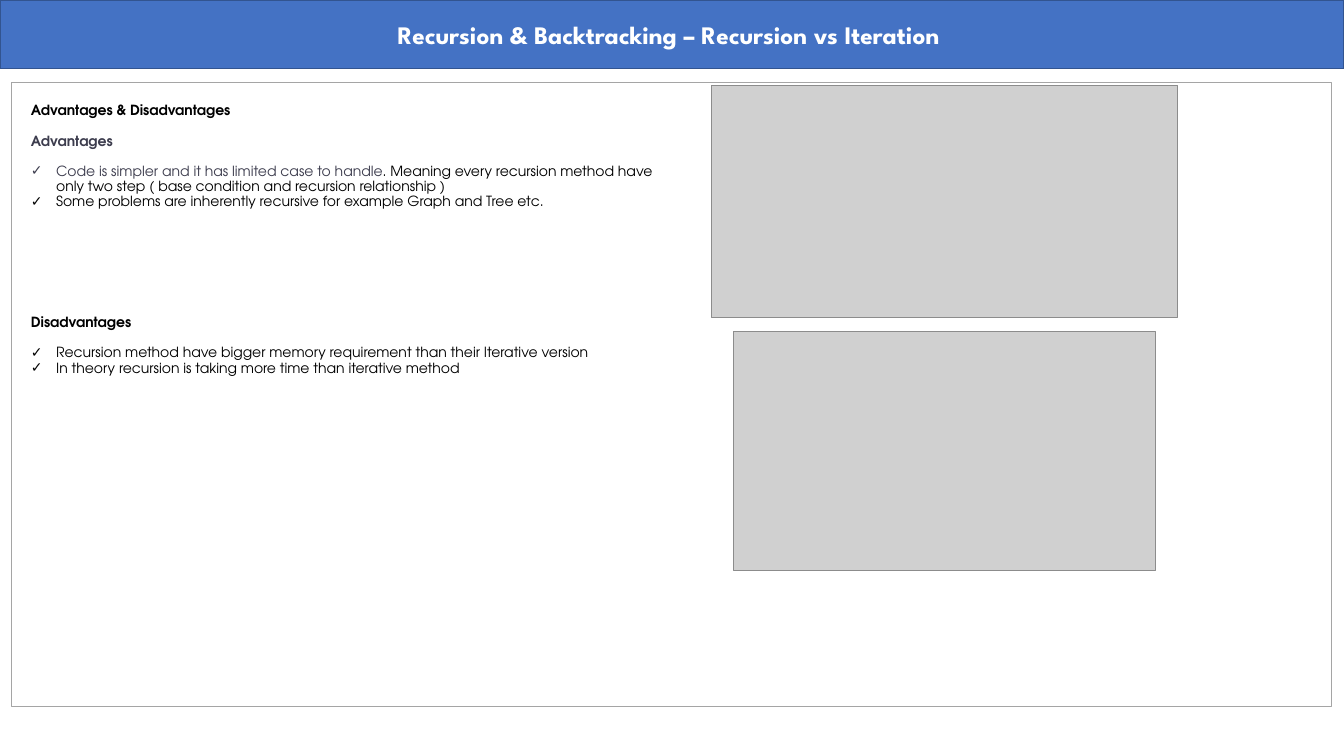
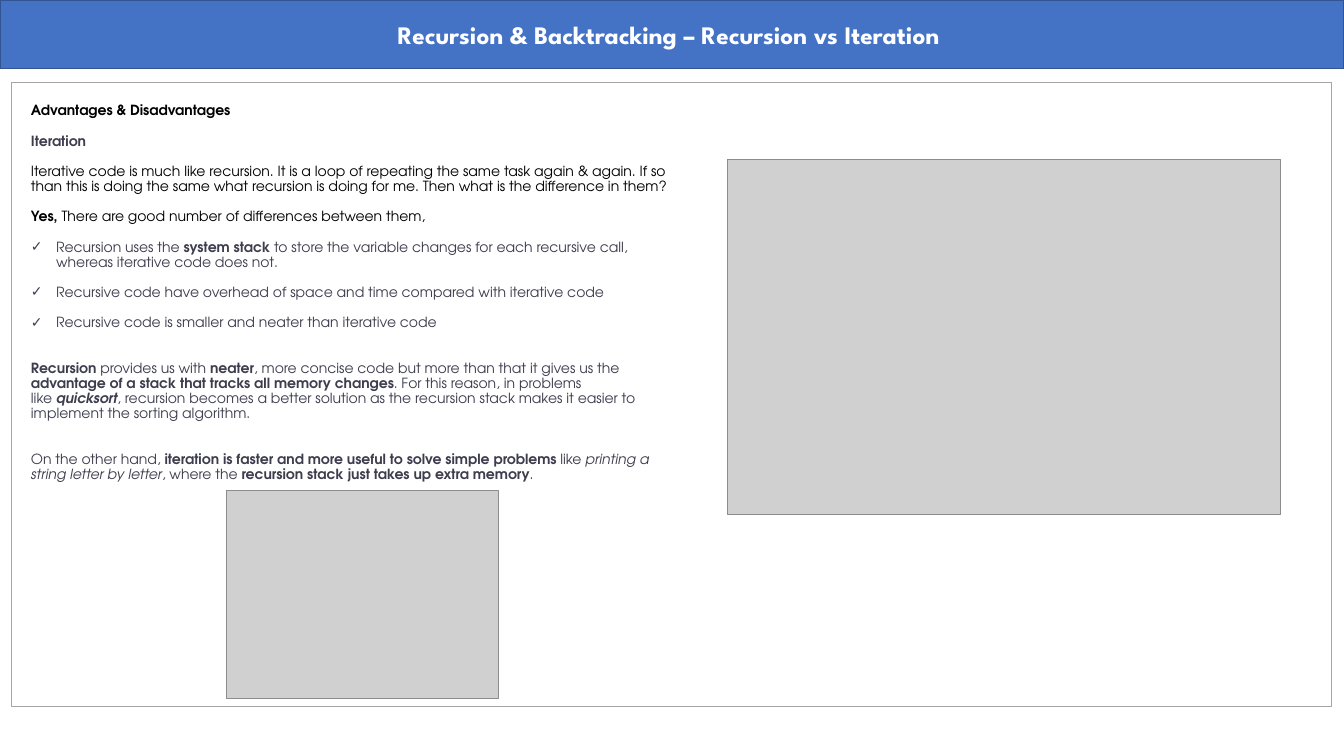
Before and after one commit to abmishra1234/4AM_Club_Coding, a slide deck: slide 5 of RecursionAndBacktracking/Recursion_Backtracking.pptx. Drawn at 1344x756 pixels with LibreOffice and Linux fonts; fonts in the diff are those of the drawing; grey boxes stand for pictures. Boxes give left, top, right and bottom in pixels: in the first picture for what was removed or moved away, otherwise in the second. Text is boxed around its words. In the diff, an @@ line names an element or a change of style, - is before the commit and + after.

Commit message:
Iterative to Recursive method conversion

```diff
--- a/RecursionAndBacktracking/Recursion_Backtracking.pptx
+++ b/RecursionAndBacktracking/Recursion_Backtracking.pptx
@@ picture removed at bbox=[712, 85, 1179, 318] @@
@@ text at bbox=[31, 135, 667, 482]: text changed; text colour #000000 to #3D3D4E @@
-Advantages
-✓ Code is simpler and it has limited case to handle. Meaning every recursion method have only two step ( base condition and recursion relationship )
-✓ Some problems are inherently recursive for example Graph and Tree etc.
-Disadvantages
-✓ Recursion method have bigger memory requirement than their Iterative version
-✓ In theory recursion is taking more time than iterative method
+Iteration
+Iterative code is much like recursion. It is a loop of repeating the same task again & again. If so than this is doing the same what recursion is doing for me. Then what is the difference in them?
+Yes, There are good number of differences between them,
+✓ Recursion uses the system stack to store the variable changes for each recursive call, whereas iterative code does not.
+✓ Recursive code have overhead of space and time compared with iterative code
+✓ Recursive code is smaller and neater than iterative code
+Recursion provides us with neater, more concise code but more than that it gives us the advantage of a stack that tracks all memory changes. For this reason, in problems like quicksort, recursion becomes a better solution as the recursion stack makes it easier to implement the sorting algorithm.
+On the other hand, iteration is faster and more useful to solve simple problems like printing a string letter by letter, where the recursion stack just takes up extra memory.
@@ picture added at bbox=[728, 159, 1281, 514] @@
@@ picture removed at bbox=[734, 332, 1155, 571] @@
@@ picture added at bbox=[226, 491, 498, 699] @@
```
Also in this commit, not shown: 1 slide added, 1 other file.
